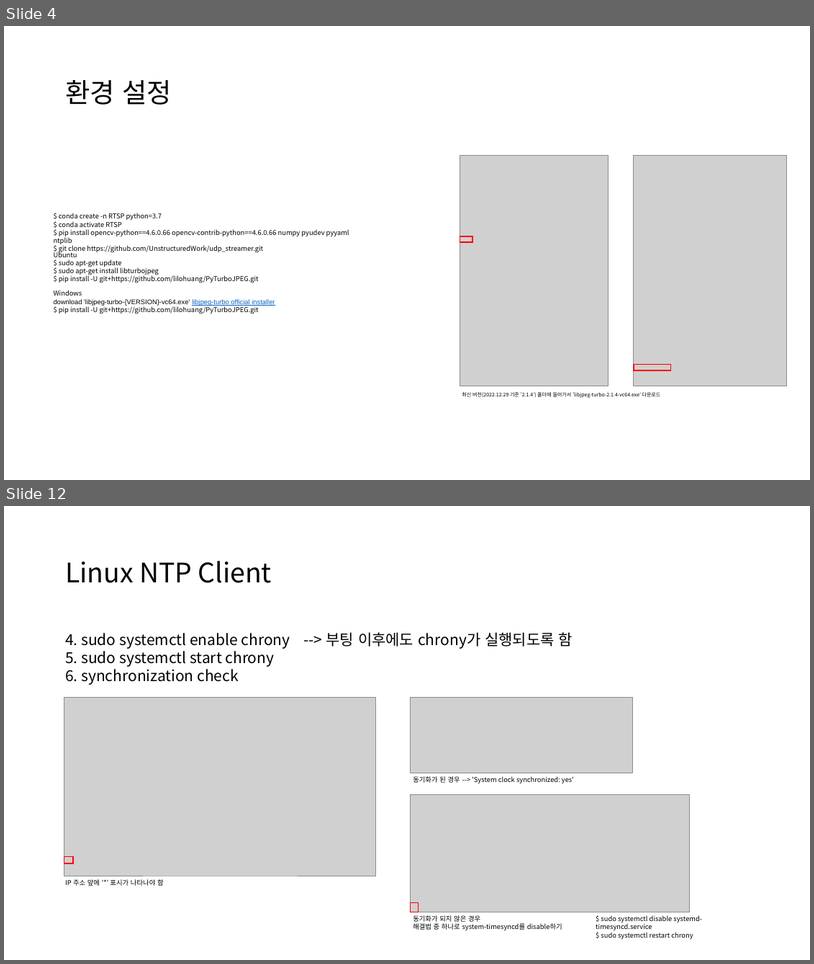
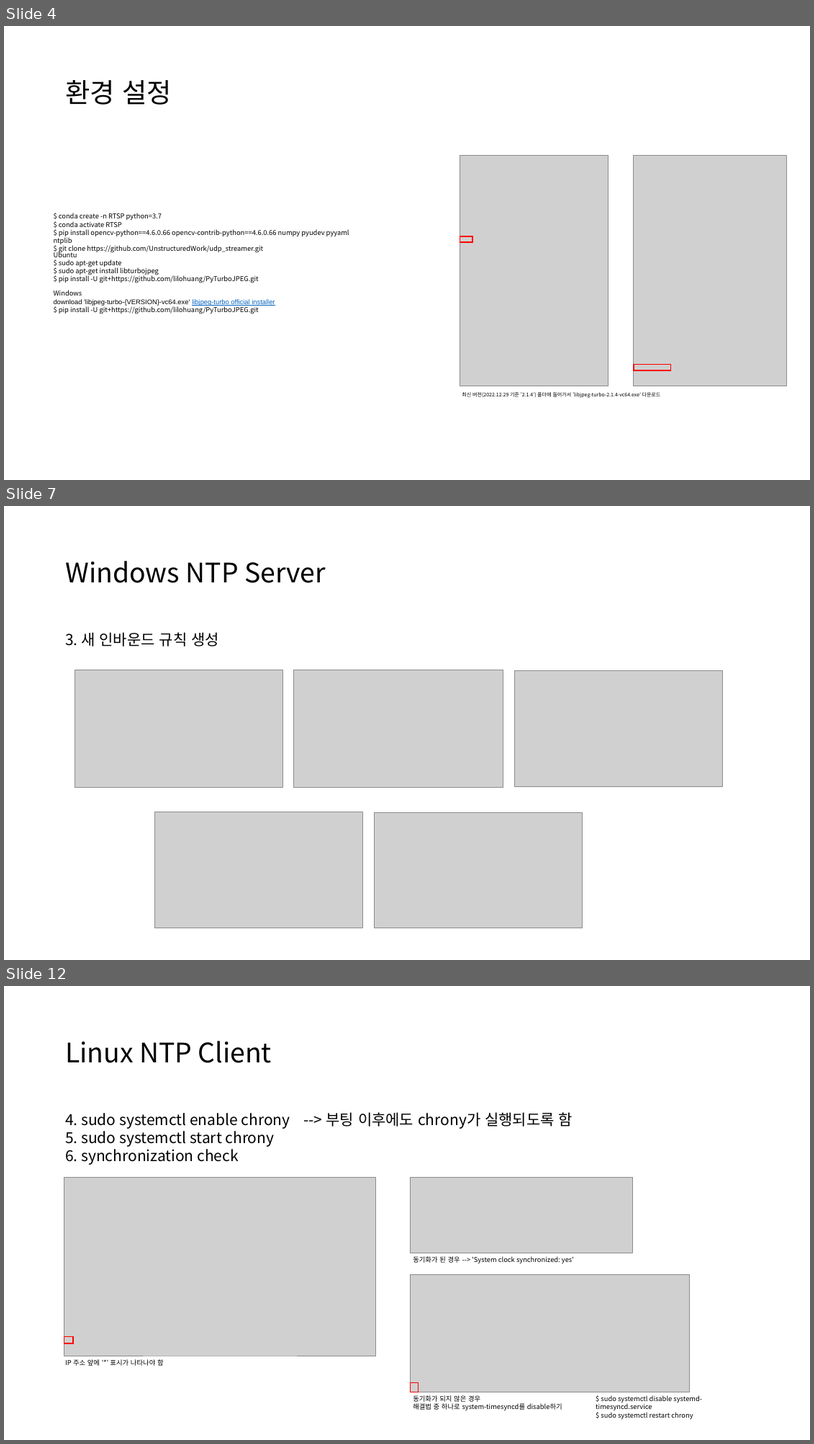
Before and after one commit to UnstructuredWork/udp_client, a slide deck: doc/time_synchronization.pptx. Shown one above the other, each under a label of ours: slides 4 and 12 before the commit, slides 4, 7 and 12 after it; the slides between them are not shown. The pictures are 814x964 and 814x1444 pixels, drawn with LibreOffice and Linux fonts; fonts in the diff are those of the drawing; grey boxes stand for pictures. Boxes give left, top, right and bottom in pixels: in the first picture for what was removed or moved away, otherwise in the second. Text is boxed around its words. In the diff, an @@ line names an element or a change of style, - is before the commit and + after.

```diff
--- a/doc/time_synchronization.pptx
+++ b/doc/time_synchronization.pptx
@@ slide 7 added at (4, 506, 810, 960), background #FFFFFF @@
@@ title added at (65, 561, 326, 583), 32 pt, text #000000 @@
+Windows NTP Server
@@ text added at (65, 632, 219, 646), 18 pt, text #000000 @@
+3. 새 인바운드 규칙 생성
@@ picture added at (75, 670, 283, 787) @@
@@ picture added at (294, 670, 504, 788) @@
@@ picture added at (514, 671, 723, 787) @@
@@ picture added at (155, 812, 363, 928) @@
@@ picture added at (375, 813, 583, 928) @@
```
Also in this commit, not shown: 6 slides changed, 5 other slides added, 5 slides removed.
